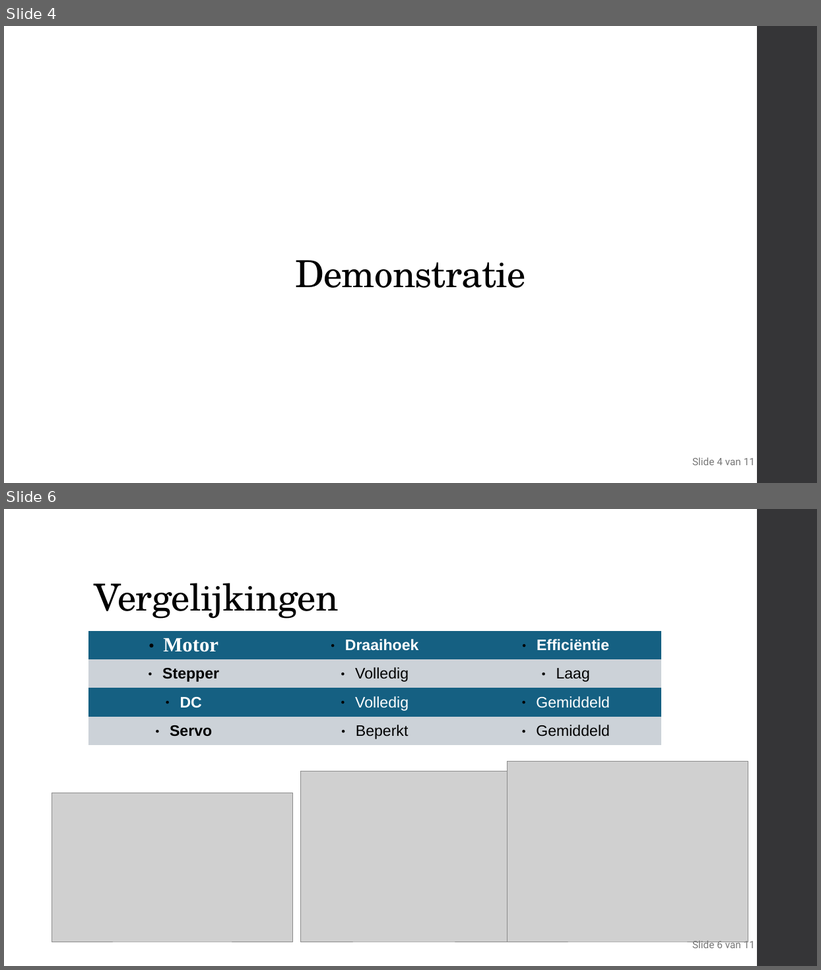
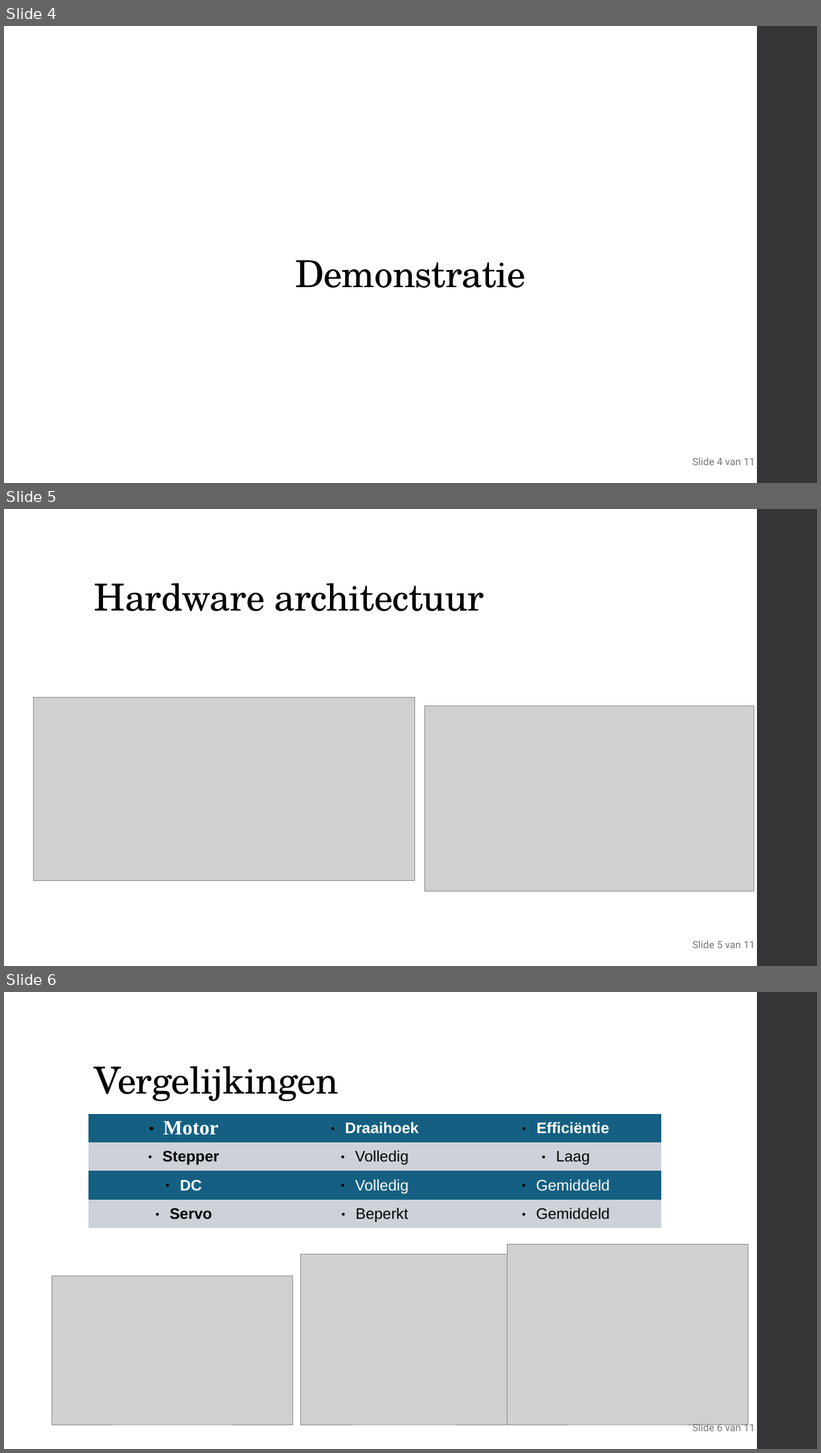
Before and after one commit to delamiro/Embedded-Stepper-Motor, a slide deck: docs/presentatie.odp. Shown one above the other, each under a label of ours: slides 4 and 6 before the commit, slides 4, 5 and 6 after it; the slides between them are not shown. The pictures are 821x970 and 821x1453 pixels, drawn with LibreOffice and Linux fonts; fonts in the diff are those of the drawing; grey boxes stand for pictures. Boxes give left, top, right and bottom in pixels: in the first picture for what was removed or moved away, otherwise in the second. Text is boxed around its words. In the diff, an @@ line names an element or a change of style, - is before the commit and + after.

```diff
--- a/docs/presentatie.odp
+++ b/docs/presentatie.odp
@@ slide 5 added at (x1=4, y1=509, x2=817, y2=966), background #FFFFFF; not listed: 1 template element that a slide beside it also shows @@
@@ title added at (x1=94, y1=583, x2=484, y2=611), 44 pt, text #000000 @@
+Hardware architectuur
@@ picture added at (x1=34, y1=698, x2=415, y2=881) @@
@@ picture added at (x1=425, y1=706, x2=754, y2=891) @@
@@ text added at (x1=692, y1=941, x2=755, y2=949), 12 pt, text #767676 @@
+Slide 5 van 11
```
Also in this commit, not shown: 1 slide removed, 1 other file.
